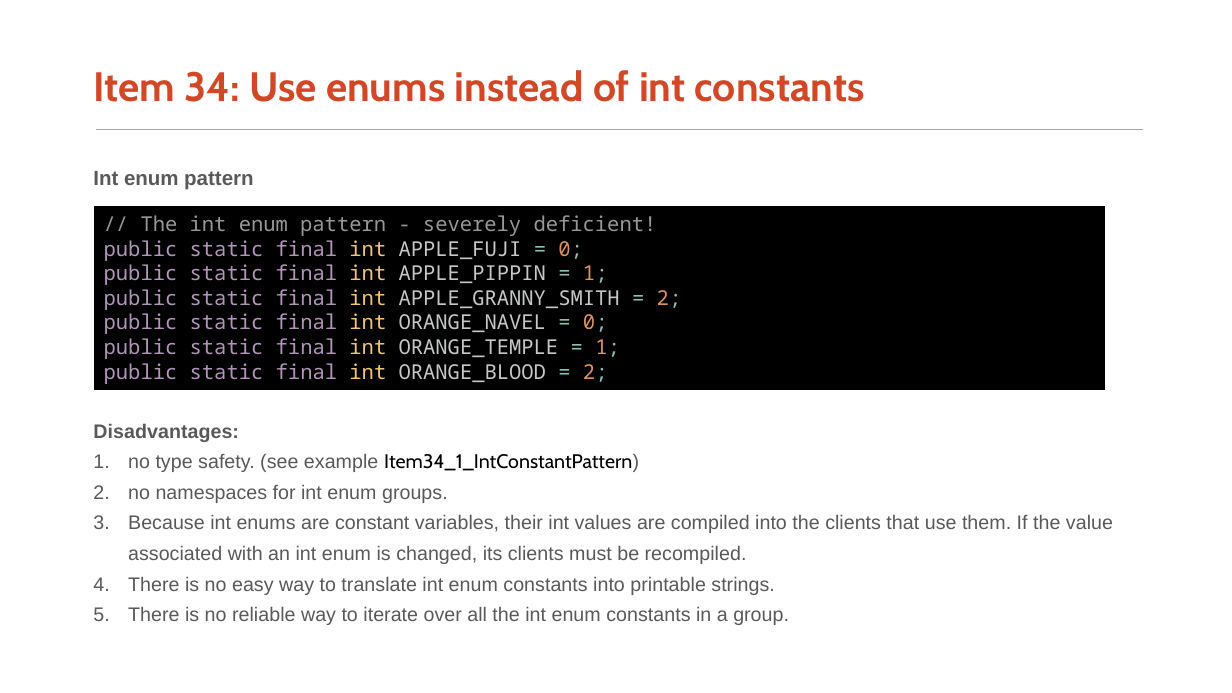
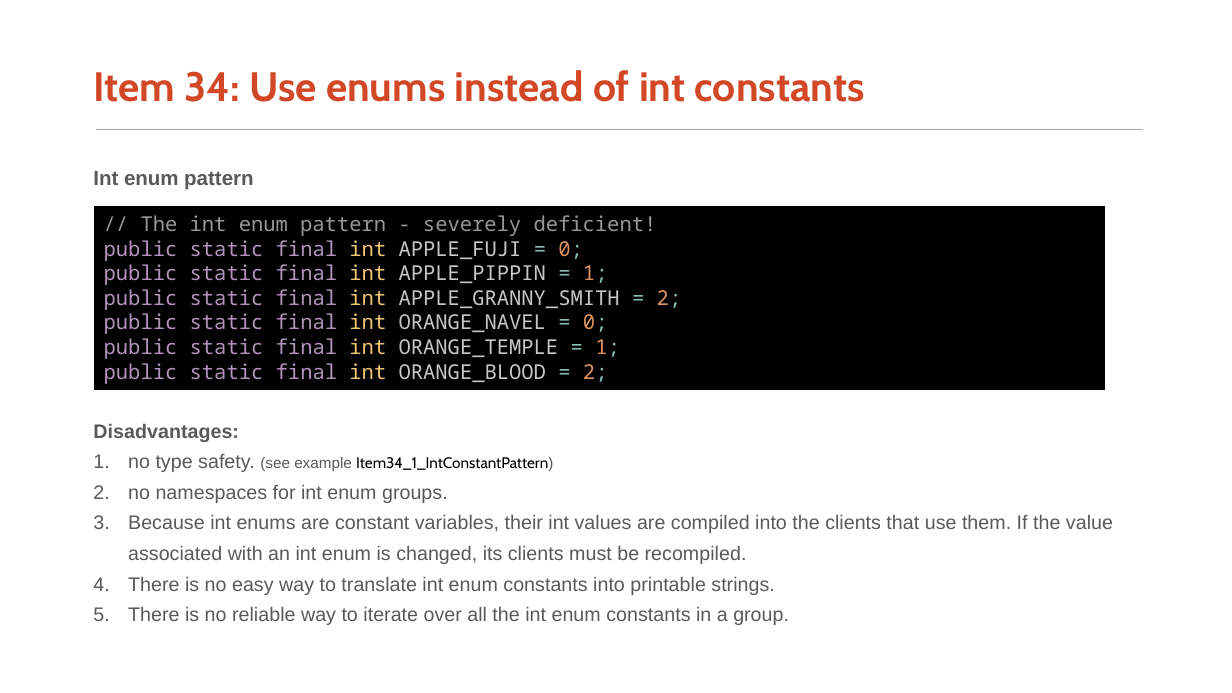
Before and after one commit to AlphaWang/alpha-effective-java-3e, a slide deck: slide 2 of 6_enums_and_annotations/EffectiveJava3rd_Chapter6.pptx. Drawn at 1232x693 pixels with LibreOffice and Linux fonts; fonts in the diff are those of the drawing. Boxes give left, top, right and bottom in pixels: in the first picture for what was removed or moved away, otherwise in the second. Text is boxed around its words. In the diff, an @@ line names an element or a change of style, - is before the commit and + after.

```diff
--- a/6_enums_and_annotations/EffectiveJava3rd_Chapter6.pptx
+++ b/6_enums_and_annotations/EffectiveJava3rd_Chapter6.pptx
@@ text at bbox=[128, 454, 553, 472]: size 15.3 to 11.9 pt in "(see example Item34_1_IntConstantPattern)" @@
```
Also in this commit, not shown: 3 other slides changed, 19 slides added, 2 slides removed, 1 other file.
